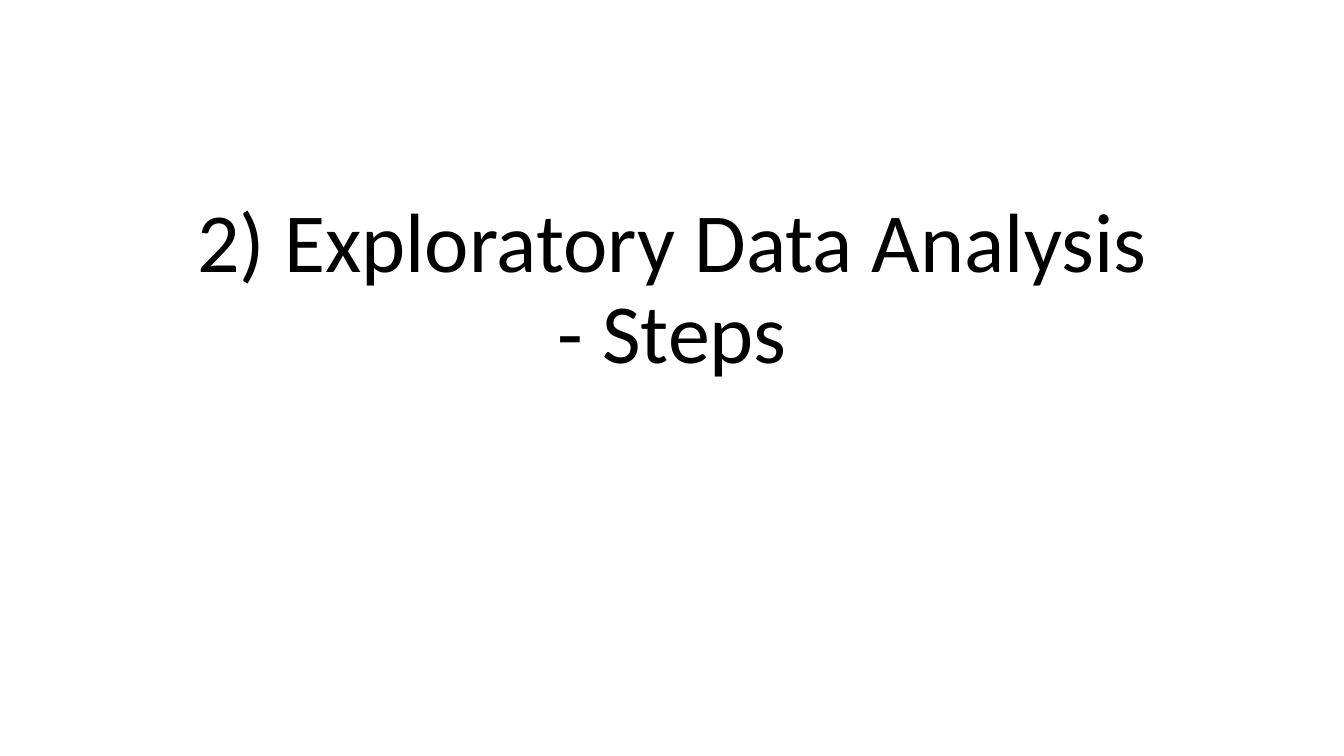
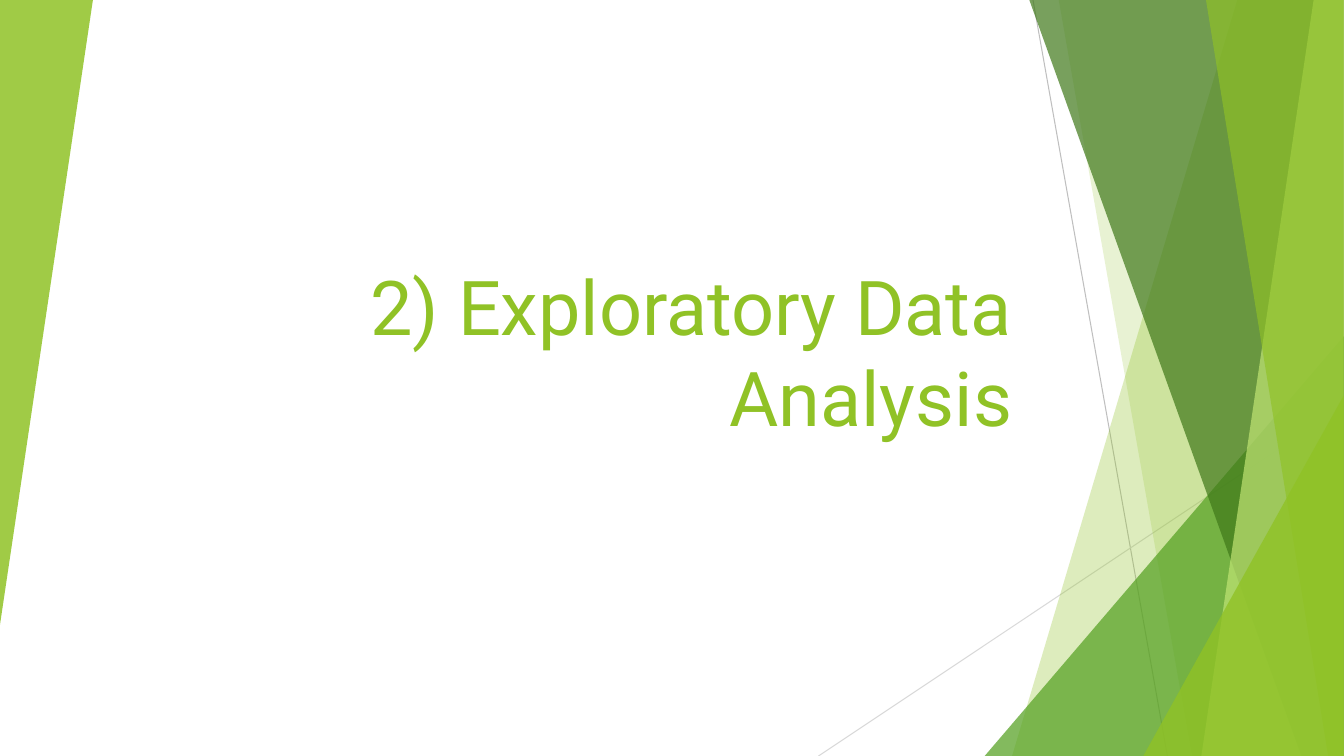
Before and after one commit to VasuMavani/Lead-Scoring, a slide deck: slide 8 of Lead Scoring Case Study.pptx. Drawn at 1344x756 pixels with LibreOffice and Linux fonts; fonts in the diff are those of the drawing. Boxes give left, top, right and bottom in pixels: in the first picture for what was removed or moved away, otherwise in the second. Text is boxed around its words. In the diff, an @@ line names an element or a change of style, - is before the commit and + after.

```diff
--- a/Lead Scoring Case Study.pptx
+++ b/Lead Scoring Case Study.pptx
@@ group added at (0,0,1344,756): 5 freeform shapes, 3 triangles, 2 lines @@
@@ title at (370,274,1012,442): text changed; size 60 to 54 pt; font Calibri to Roboto; text colour #000000 to #90C226 @@
-2) Exploratory Data Analysis - Steps
+2) Exploratory Data Analysis
```
Also in this commit, not shown: 71 other slides changed, 16 slides added, 4 slides removed.
